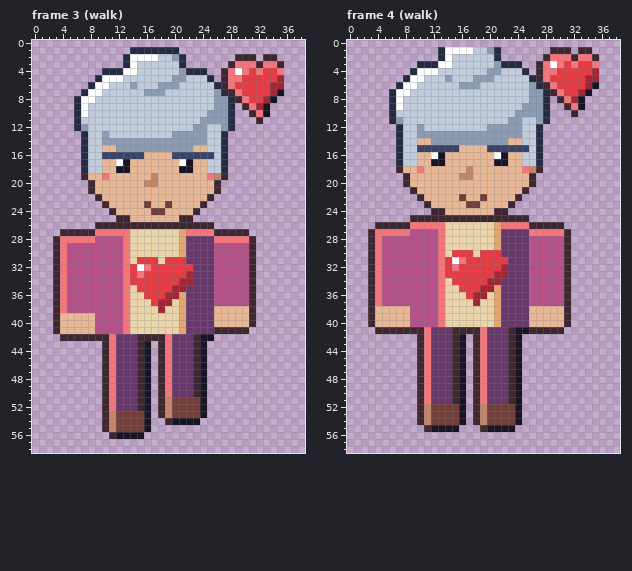
File history of a pixel-art file, art/depths/friendly-neighbour@81.aseprite. The picture above was drawn from the file before the commit.
39x59 pixels, 8 frames. Shown: frame 3 (walk), frame 4 (walk). The commit also changed other frames, which this record leaves out.
After the commit:
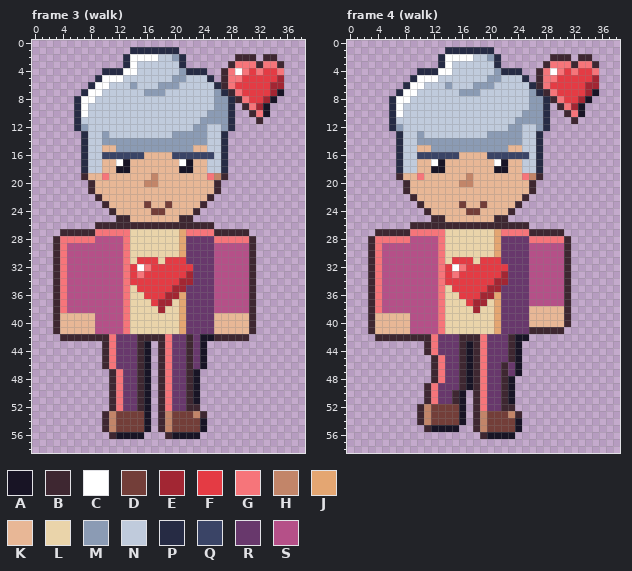
Palette (. is transparent): A #181425  B #3e2731  C #ffffff  D #733e39  E #a22633  F #e43b44  G #f6757a  H #c28569  J #e4a672  K #e8b796  L #ead4aa  M #8b9bb4  N #c0cbdc  P #262b44  Q #3a4466  R #68386c  S #b55088
Edits made:
Frame 3 (walk):
y 38: x 26..30 KKKKK -> SSSSS
y 41: x 26..31 BBBBB. -> KKKKKB
y 42: x 22..23 RB -> BR; x 26..30 ..... -> BBBBB
y 43..46: x 22..23 RB -> BR
y 47..50: x 10..12 BGR -> .BG; x 22..24 RBA -> BA.
y 51: x 10..12 BGR -> .BG; x 19..24 HDDDDA -> GRRBA.
y 52: x 10..12 BGR -> .BG; x 19..24 HDDDDA -> GRRBB.
y 53: x 23..24 DA -> HB
y 54: x 18..24 .BAAAA. -> BHDDDDA
y 55: x 18..24 ....... -> BHDDDDA
y 56: x 19..23 ..... -> BAAAA
Frame 4 (walk):
y 1: x 13..21 PCCCCNNMP -> .PPPPPPP.; x 29..31 BBB -> ...; x 33..34 BB -> ..
y 2: x 15..17 NNN -> CCC; x 20 N -> M; x 28..35 BGGGBGGB -> .BBB.BB.
y 3: x 10..13 PPPC -> ...P; x 21..24 MPPP -> P...; x 27..29 BGC -> .BG; x 31..35 FGFFG -> GBGGB
y 4: x 9..14 PCCCNN -> .PPPCC; x 20 M -> N; x 22..25 NNNP -> PPP.; x 29..30 GF -> CG; x 32 F -> G; x 35 E -> G
y 5: x 8..9 PC -> .P; x 11..12 NN -> CC; x 14 M -> N; x 18..19 MM -> NN; x 21 N -> M; x 25..26 NP -> P.; x 29 F -> G; x 34 E -> F
y 6: x 7..8 PC -> .P; x 10 N -> C; x 14 N -> M; x 16..17 MM -> NN; x 19..20 NN -> MM; x 26..29 MPBG -> PBGF; x 35 A -> E
y 7: x 6..7 PC -> .P; x 9 N -> C; x 16..18 NNN -> MMM; x 27..30 MPBG -> PBGF; x 33..35 EA. -> FEA
y 8: x 8 N -> C; x 29..34 .BGEA. -> BGFFEA
y 9: x 25 M -> N; x 30..32 .BG -> BGE
y 10: x 7 N -> C; x 24 M -> N; x 31..33 .B. -> BGA
y 11: x 7 M -> N; x 23 M -> N; x 25..26 NN -> MM; x 32 . -> B
y 12: x 6..7 .P -> PM; x 10 M -> N; x 20..22 MMM -> NNN; x 27..28 P. -> MP
y 13: x 11..19 MMMMMMMMM -> NNNNNNNNN
y 14: x 10..11 KK -> MM; x 23..24 KK -> MM
y 15: x 10..25 QQQQQQKKKKQQQQQQ -> KKMMMMMMMMMMMKKN
y 16: x 10..15 KKCAKK -> QQQQQQ; x 20..25 KCAKKN -> QQQQQQ
y 17: x 12 A -> C; x 21 A -> C
y 18: x 7..10 BKKG -> PNNK; x 12..13 KK -> AA; x 17 H -> K; x 21..22 KK -> AA; x 25..27 GHB -> NNP
y 19: x 7..8 .B -> BK; x 10 K -> G; x 16 H -> K; x 25..27 KB. -> GHB
y 20: x 16..17 KK -> HH
y 21: x 8..9 .B -> BK; x 25..26 B. -> KB
y 22: x 9..10 .B -> BK; x 16 D -> K; x 19 D -> K; x 24..25 B. -> KB
y 23: x 10..11 .B -> BK; x 16..19 KDDK -> DKKD; x 23..24 B. -> KB
y 24: x 11..13 .BB -> BKK; x 17..18 KK -> DD; x 21..23 BB. -> KKB
y 25: x 9..11 BBB -> ...; x 14..20 BBBBBBB -> KKKKKKK; x 23..25 BBB -> ...
y 26: x 4..30 BBBBBGGGGGLLLLLLLJGGGGBBBBB -> .....BBBBBBBBBBBBBBBBB.....
y 27: x 3..12 BGGGGGSSSS -> .BBBBBGGGG; x 22..31 RRRRGGGGGB -> GGGGBBBBB.
y 28: x 5..8 SSSS -> GGGG; x 26..30 SSSSS -> GGGGG
y 30: x 15..17 FFF -> LLL; x 19..21 FFF -> LLJ
y 31: x 14..16 FCG -> LFF; x 18 F -> L; x 22 F -> R
y 32: x 15..16 GF -> CG; x 22 E -> F
y 33: x 15 F -> G; x 21 E -> F
y 34: x 14 L -> F; x 20 E -> F; x 22 R -> E
y 35: x 15 L -> F; x 19 E -> F; x 21 J -> E
y 36: x 16 L -> F; x 18 E -> F; x 20 L -> E
y 37: x 17 L -> F; x 19 L -> E
y 38: x 4..8 KKKKK -> GSSSS; x 18 L -> E
y 41: x 3..21 .BBBBBBBGRRRBBBBGRR -> BKKKKKSSSSGLLLLLLLJ; x 23..25 BAA -> RRR
y 42: x 4..9 ...... -> BBBBBB; x 11..12 GR -> BG; x 15..17 BA. -> RBB; x 25 . -> A
y 43..44: x 10..12 BGR -> .BG; x 15..17 BA. -> RBA
y 45: x 10..13 BGRR -> ..BG; x 15..17 BA. -> RBA
y 46..47: x 10..13 BGRR -> ..BG; x 15..17 BA. -> RBA; x 22..23 RB -> BR
y 48: x 10..13 BGRR -> ..BG; x 15..17 BA. -> RBA; x 22..24 RBA -> BA.
y 49: x 10..12 BGR -> .BG; x 15..17 BA. -> RBA; x 22..24 RBA -> BA.
y 50..51: x 10..12 BGR -> .BG; x 22..24 RBA -> BA.
y 52: x 19..24 HDDDDA -> GRRBB.
y 53: x 23..24 DA -> HB
y 55: x 18..24 .BAAAA. -> BHDDDDA
y 56: x 19..23 ..... -> BAAAA
